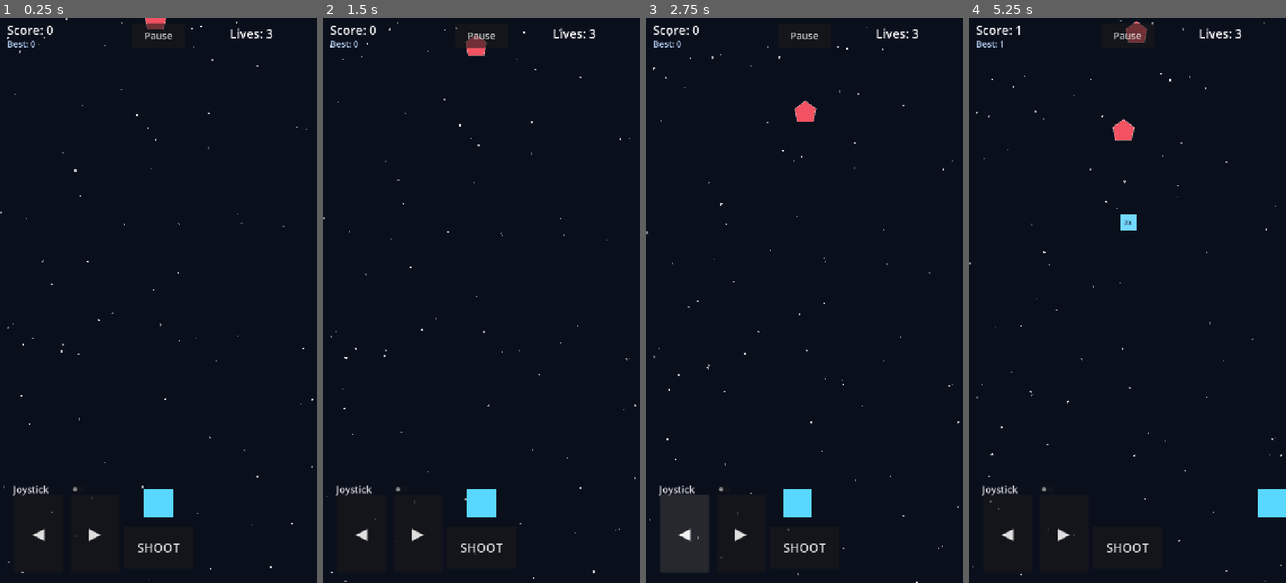
Above: before the commit, frames 1-4 (left to right).
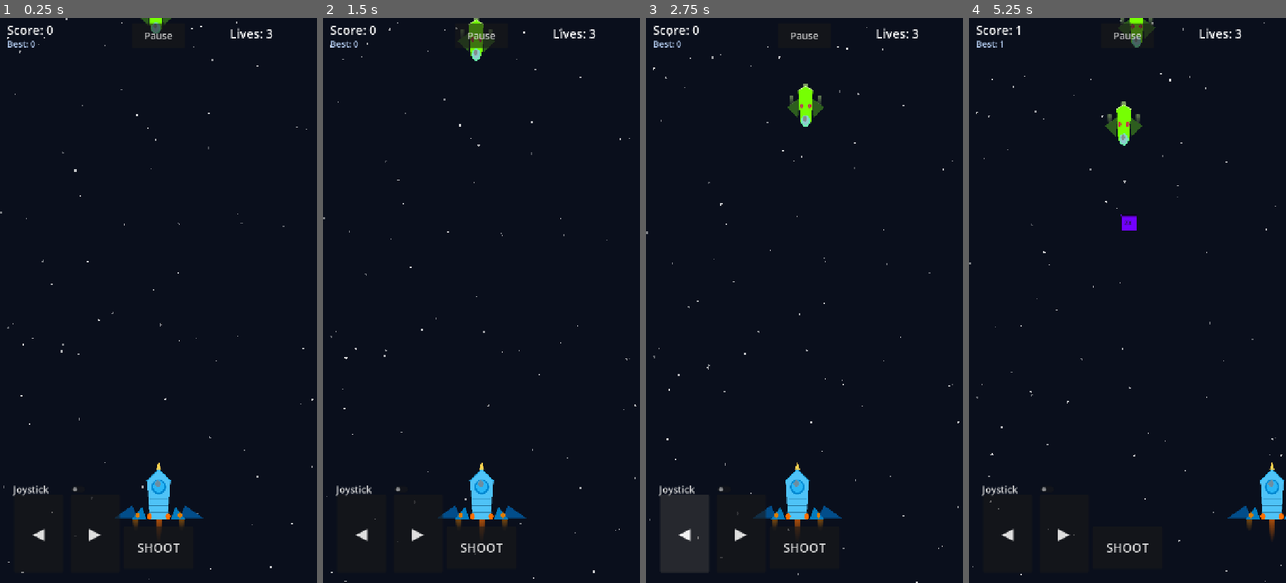
Above: after the commit, the same moments.

Repository: ahsan12345678910/Shooter
Game: Godot game, scene res://Main.tscn
The game is run twice, just before and just after one commit, with the same random seed, the same clock (stepped at 60 frames per second) and the same inputs.
Inputs (mouse positions are in pixels of both pictures, inside the frame that each line leads up to):
- Up to frame 1 (0.25 s): no input
- Up to frame 2 (1.5 s): click "Pause" at 0.5 s; click "Resume" at 1.25 s
- Up to frame 3 (2.75 s): click "◀" at 2 s
- Up to frame 4 (5.25 s): tap Enter (ui_accept) at 2.75, 3.02 s; move the mouse to (1197, 272) at 2.77 s; hold Right (ui_right) 2.78-3.5 s; click (1197, 272) at 2.92 s; drag from (1064, 328) to (1121, 221) at 3.52 s; click "▶" at 4.25 s; move the mouse to (1159, 176) at 5.02 s; hold Right (ui_right) from 5.03 s (still down); click (1159, 176) at 5.17 s

The runs differ from the first frame. In frame 1, 1.0% of the frame differs, in the area x 36-65%, y 0-92%; in frame 2, 1.3%; in frame 3, 1.3%; in frame 4, 1.7%, in the area x 42-100%, y 0-93%.

Commit message:
Complete Game without optimization yet

Diff:
--- a/MobileShooter/Boss.tscn
+++ b/MobileShooter/Boss.tscn
@@ -1,17 +1,20 @@
-[gd_scene format=3 uid="uid://bboss01scene"]
+[gd_scene load_steps=3 format=3 uid="uid://bboss01scene"]
 
 [ext_resource type="Script" path="res://enemy.gd" id="1_script"]
 
-[sub_resource type="RectangleShape2D" id="RectangleShape2D_boss"]
-size = Vector2(72, 72)
+[sub_resource type="CircleShape2D" id="CircleShape2D_boss"]
+radius = 60.0
 
 [node name="Boss" type="Area2D"]
 collision_layer = 4
 collision_mask = 2
 script = ExtResource("1_script")
+enemy_type = 2
+
+[node name="Sprite2D" type="Sprite2D" parent="."]
 
 [node name="CollisionShape2D" type="CollisionShape2D" parent="."]
-shape = SubResource("RectangleShape2D_boss")
+shape = SubResource("CircleShape2D_boss")
 
 [node name="HPLabel" type="Label" parent="."]
 offset_left = -36.0
--- a/MobileShooter/Bullet.tscn
+++ b/MobileShooter/Bullet.tscn
@@ -1,12 +1,10 @@
-[gd_scene format=3 uid="uid://cmryurfi2l4fy"]
+[gd_scene load_steps=4 format=3 uid="uid://cmryurfi2l4fy"]
 
 [ext_resource type="Script" path="res://bullet.gd" id="1_script"]
+[ext_resource type="Texture2D" path="res://bullet.png" id="2_texture"]
 
 [sub_resource type="RectangleShape2D" id="RectangleShape2D_bullet"]
-size = Vector2(8, 16)
-
-[sub_resource type="PlaceholderTexture2D" id="PlaceholderTexture2D_bullet"]
-size = Vector2(8, 16)
+size = Vector2(6, 20)
 
 [node name="Bullet" type="Area2D"]
 collision_layer = 2
@@ -14,7 +12,7 @@
 script = ExtResource("1_script")
 
 [node name="Sprite2D" type="Sprite2D" parent="."]
-texture = SubResource("PlaceholderTexture2D_bullet")
+texture = ExtResource("2_texture")
 
 [node name="CollisionShape2D" type="CollisionShape2D" parent="."]
 shape = SubResource("RectangleShape2D_bullet")
--- a/MobileShooter/Enemy.tscn
+++ b/MobileShooter/Enemy.tscn
@@ -1,17 +1,19 @@
-[gd_scene format=3 uid="uid://dmuihmxy8heg1"]
+[gd_scene load_steps=3 format=3 uid="uid://dmuihmxy8heg1"]
 
 [ext_resource type="Script" path="res://enemy.gd" id="1_script"]
 
-[sub_resource type="RectangleShape2D" id="RectangleShape2D_enemy"]
-size = Vector2(48, 48)
+[sub_resource type="CircleShape2D" id="CircleShape2D_enemy"]
+radius = 28.0
 
 [node name="Enemy" type="Area2D"]
 collision_layer = 4
 collision_mask = 2
 script = ExtResource("1_script")
 
+[node name="Sprite2D" type="Sprite2D" parent="."]
+
 [node name="CollisionShape2D" type="CollisionShape2D" parent="."]
-shape = SubResource("RectangleShape2D_enemy")
+shape = SubResource("CircleShape2D_enemy")
 
 [node name="HPLabel" type="Label" parent="."]
 visible = false
--- a/MobileShooter/Main.tscn
+++ b/MobileShooter/Main.tscn
@@ -1,45 +1,45 @@
-[gd_scene load_steps=6 format=3 uid="uid://c8main01scene2d"]
+[gd_scene format=3 uid="uid://cl08fqsu6hku0"]
 
-[ext_resource type="Script" path="res://main.gd" id="1_main"]
-[ext_resource type="Script" path="res://enemy_spawner.gd" id="2_spawner"]
-[ext_resource type="PackedScene" uid="uid://bqx8player01scene" path="res://Player.tscn" id="3_player"]
-[ext_resource type="PackedScene" uid="uid://dmobilecontrols01" path="res://MobileControls.tscn" id="4_mobile_controls"]
-[ext_resource type="Script" path="res://stars_background.gd" id="5_stars"]
+[ext_resource type="Script" uid="uid://8mc1xnovh5vh" path="res://main.gd" id="1_main"]
+[ext_resource type="Script" uid="uid://bpee52hjpky4s" path="res://enemy_spawner.gd" id="2_spawner"]
+[ext_resource type="PackedScene" uid="uid://dadipg750kmw" path="res://Player.tscn" id="3_player"]
+[ext_resource type="PackedScene" uid="uid://b2fhq2qra0m25" path="res://MobileControls.tscn" id="4_mobile_controls"]
+[ext_resource type="Script" uid="uid://cmcg7j2rifxy7" path="res://stars_background.gd" id="5_stars"]
 
-[node name="Main" type="Node2D"]
+[node name="Main" type="Node2D" unique_id=292509906]
 script = ExtResource("1_main")
 
-[node name="StarsBackground" type="Node2D" parent="."]
+[node name="StarsBackground" type="Node2D" parent="." unique_id=2075356429]
 z_index = -10
 script = ExtResource("5_stars")
 
-[node name="Effects" type="Node2D" parent="."]
+[node name="Effects" type="Node2D" parent="." unique_id=1146602720]
 
-[node name="Bullets" type="Node2D" parent="."]
+[node name="Bullets" type="Node2D" parent="." unique_id=1118671881]
 
-[node name="Enemies" type="Node2D" parent="."]
+[node name="Enemies" type="Node2D" parent="." unique_id=472695181]
 
-[node name="Powerups" type="Node2D" parent="."]
+[node name="Powerups" type="Node2D" parent="." unique_id=1054358852]
 
-[node name="EnemySpawner" type="Node" parent="."]
+[node name="EnemySpawner" type="Node" parent="." unique_id=1399222337]
 script = ExtResource("2_spawner")
 
-[node name="Player" parent="." instance=ExtResource("3_player")]
+[node name="Player" parent="." unique_id=1726072116 instance=ExtResource("3_player")]
 position = Vector2(360, 1100)
 
-[node name="UI" type="CanvasLayer" parent="."]
+[node name="UI" type="CanvasLayer" parent="." unique_id=1848213904]
 
-[node name="MobileControls" parent="UI" instance=ExtResource("4_mobile_controls")]
+[node name="MobileControls" parent="UI" unique_id=270501216 instance=ExtResource("4_mobile_controls")]
 
-[node name="HUD" type="Control" parent="UI"]
-mouse_filter = 2
+[node name="HUD" type="Control" parent="UI" unique_id=1045778607]
 layout_mode = 3
 anchors_preset = 10
 anchor_right = 1.0
 offset_bottom = 96.0
 grow_horizontal = 2
+mouse_filter = 2
 
-[node name="ScoreLabel" type="Label" parent="UI/HUD"]
+[node name="ScoreLabel" type="Label" parent="UI/HUD" unique_id=927709732]
 layout_mode = 0
 offset_left = 16.0
 offset_top = 8.0
@@ -48,17 +48,17 @@
 theme_override_font_sizes/font_size = 28
 text = "Score: 0"
 
-[node name="HighScoreLabel" type="Label" parent="UI/HUD"]
+[node name="HighScoreLabel" type="Label" parent="UI/HUD" unique_id=21406211]
 layout_mode = 0
 offset_left = 16.0
 offset_top = 44.0
 offset_right = 280.0
 offset_bottom = 76.0
+theme_override_colors/font_color = Color(0.75, 0.85, 1, 1)
 theme_override_font_sizes/font_size = 20
-theme_override_colors/font_color = Color(0.75, 0.85, 1, 1)
 text = "Best: 0"
 
-[node name="LivesLabel" type="Label" parent="UI/HUD"]
+[node name="LivesLabel" type="Label" parent="UI/HUD" unique_id=1212692312]
 layout_mode = 0
 offset_left = 440.0
 offset_top = 16.0
@@ -68,7 +68,7 @@
 text = "Lives: 3"
 horizontal_alignment = 2
 
-[node name="PauseButton" type="Button" parent="UI/HUD"]
+[node name="PauseButton" type="Button" parent="UI/HUD" unique_id=1498451522]
 process_mode = 3
 layout_mode = 0
 offset_left = 300.0
@@ -78,7 +78,7 @@
 theme_override_font_sizes/font_size = 22
 text = "Pause"
 
-[node name="PausePanel" type="Control" parent="UI"]
+[node name="PausePanel" type="Control" parent="UI" unique_id=1932505495]
 process_mode = 3
 visible = false
 layout_mode = 3
@@ -88,7 +88,7 @@
 grow_horizontal = 2
 grow_vertical = 2
 
-[node name="Overlay" type="ColorRect" parent="UI/PausePanel"]
+[node name="Overlay" type="ColorRect" parent="UI/PausePanel" unique_id=73989650]
 layout_mode = 1
 anchors_preset = 15
 anchor_right = 1.0
@@ -97,7 +97,7 @@
 grow_vertical = 2
 color = Color(0, 0, 0, 0.55)
 
-[node name="CenterContainer" type="CenterContainer" parent="UI/PausePanel"]
+[node name="CenterContainer" type="CenterContainer" parent="UI/PausePanel" unique_id=900496334]
 layout_mode = 1
 anchors_preset = 15
 anchor_right = 1.0
@@ -105,23 +105,23 @@
 grow_horizontal = 2
 grow_vertical = 2
 
-[node name="VBoxContainer" type="VBoxContainer" parent="UI/PausePanel/CenterContainer"]
+[node name="VBoxContainer" type="VBoxContainer" parent="UI/PausePanel/CenterContainer" unique_id=921757395]
 layout_mode = 2
 theme_override_constants/separation = 20
 
-[node name="PausedLabel" type="Label" parent="UI/PausePanel/CenterContainer/VBoxContainer"]
+[node name="PausedLabel" type="Label" parent="UI/PausePanel/CenterContainer/VBoxContainer" unique_id=1651451918]
 layout_mode = 2
 theme_override_font_sizes/font_size = 44
 text = "Paused"
 horizontal_alignment = 1
 
-[node name="ResumeButton" type="Button" parent="UI/PausePanel/CenterContainer/VBoxContainer"]
+[node name="ResumeButton" type="Button" parent="UI/PausePanel/CenterContainer/VBoxContainer" unique_id=54141159]
 custom_minimum_size = Vector2(240, 64)
 layout_mode = 2
 theme_override_font_sizes/font_size = 28
 text = "Resume"
 
-[node name="GameOverPanel" type="Control" parent="UI"]
+[node name="GameOverPanel" type="Control" parent="UI" unique_id=1039162925]
 process_mode = 3
 visible = false
 layout_mode = 3
@@ -131,7 +131,7 @@
 grow_horizontal = 2
 grow_vertical = 2
 
-[node name="Overlay" type="ColorRect" parent="UI/GameOverPanel"]
+[node name="Overlay" type="ColorRect" parent="UI/GameOverPanel" unique_id=573122749]
 layout_mode = 1
 anchors_preset = 15
 anchor_right = 1.0
@@ -140,7 +140,7 @@
 grow_vertical = 2
 color = Color(0, 0, 0, 0.7)
 
-[node name="CenterContainer" type="CenterContainer" parent="UI/GameOverPanel"]
+[node name="CenterContainer" type="CenterContainer" parent="UI/GameOverPanel" unique_id=145227465]
 layout_mode = 1
 anchors_preset = 15
 anchor_right = 1.0
@@ -148,30 +148,30 @@
 grow_horizontal = 2
 grow_vertical = 2
 
-[node name="VBoxContainer" type="VBoxContainer" parent="UI/GameOverPanel/CenterContainer"]
+[node name="VBoxContainer" type="VBoxContainer" parent="UI/GameOverPanel/CenterContainer" unique_id=1959598222]
 layout_mode = 2
 theme_override_constants/separation = 24
 
-[node name="GameOverLabel" type="Label" parent="UI/GameOverPanel/CenterContainer/VBoxContainer"]
+[node name="GameOverLabel" type="Label" parent="UI/GameOverPanel/CenterContainer/VBoxContainer" unique_id=1186297825]
 layout_mode = 2
 theme_override_font_sizes/font_size = 48
 text = "Game Over"
 horizontal_alignment = 1
 
-[node name="FinalScoreLabel" type="Label" parent="UI/GameOverPanel/CenterContainer/VBoxContainer"]
+[node name="FinalScoreLabel" type="Label" parent="UI/GameOverPanel/CenterContainer/VBoxContainer" unique_id=17823549]
 layout_mode = 2
 theme_override_font_sizes/font_size = 32
 text = "Final Score: 0"
 horizontal_alignment = 1
 
-[node name="FinalHighScoreLabel" type="Label" parent="UI/GameOverPanel/CenterContainer/VBoxContainer"]
+[node name="FinalHighScoreLabel" type="Label" parent="UI/GameOverPanel/CenterContainer/VBoxContainer" unique_id=461508056]
 layout_mode = 2
+theme_override_colors/font_color = Color(0.75, 0.85, 1, 1)
 theme_override_font_sizes/font_size = 24
-theme_override_colors/font_color = Color(0.75, 0.85, 1, 1)
 text = "Best: 0"
 horizontal_alignment = 1
 
-[node name="RestartButton" type="Button" parent="UI/GameOverPanel/CenterContainer/VBoxContainer"]
+[node name="RestartButton" type="Button" parent="UI/GameOverPanel/CenterContainer/VBoxContainer" unique_id=1107224949]
 custom_minimum_size = Vector2(240, 64)
 layout_mode = 2
 theme_override_font_sizes/font_size = 28
--- a/MobileShooter/Player.tscn
+++ b/MobileShooter/Player.tscn
@@ -1,18 +1,17 @@
 [gd_scene load_steps=4 format=3 uid="uid://bqx8player01scene"]
 
 [ext_resource type="Script" path="res://player.gd" id="1_script"]
+[ext_resource type="Texture2D" path="res://player.png" id="2_texture"]
 
-[sub_resource type="RectangleShape2D" id="RectangleShape2D_player"]
-size = Vector2(64, 64)
-
-[sub_resource type="PlaceholderTexture2D" id="PlaceholderTexture2D_player"]
-size = Vector2(64, 64)
+[sub_resource type="CapsuleShape2D" id="CapsuleShape2D_player"]
+radius = 18.0
+height = 90.0
 
 [node name="Player" type="CharacterBody2D"]
 script = ExtResource("1_script")
 
 [node name="Sprite2D" type="Sprite2D" parent="."]
-texture = SubResource("PlaceholderTexture2D_player")
+texture = ExtResource("2_texture")
 
 [node name="CollisionShape2D" type="CollisionShape2D" parent="."]
-shape = SubResource("RectangleShape2D_player")
+shape = SubResource("CapsuleShape2D_player")
--- a/MobileShooter/bullet.gd
+++ b/MobileShooter/bullet.gd
@@ -1,22 +1,26 @@
 extends Area2D
 
-const SpriteUtils = preload("res://sprite_utils.gd")
-
+@export var is_enemy_bullet: bool = false
 @export var speed: float = 800.0
 @export var margin: float = 32.0
 
-@onready var _sprite: Sprite2D = $Sprite2D
+@onready var sprite: Sprite2D = $Sprite2D
 
 
 func _ready() -> void:
-	SpriteUtils.apply_solid_sprite(_sprite, Color(1.0, 0.92, 0.35))
+	if is_enemy_bullet:
+		sprite.texture = SpriteUtils.load_texture(SpriteUtils.ENEMY_BULLET_TEXTURE)
+		sprite.flip_v = true
 	add_to_group("bullets")
 
 
 func _physics_process(delta: float) -> void:
 	if GameManager.is_game_over or GameManager.is_paused:
 		return
-	position.y -= speed * delta
+	if is_enemy_bullet:
+		position.y += speed * delta
+	else:
+		position.y -= speed * delta
 	if _is_off_screen():
 		queue_free()
 
--- a/MobileShooter/enemy.gd
+++ b/MobileShooter/enemy.gd
@@ -1,8 +1,10 @@
 extends Area2D
 
+enum EnemyType { SCOUT, DESTROYER, BOSS }
+
 const PowerupScene: PackedScene = preload("res://Powerup.tscn")
-const ExplosionScript = preload("res://explosion.gd")
 
+@export var enemy_type: EnemyType = EnemyType.SCOUT
 @export var base_speed: float = 120.0
 @export var margin: float = 32.0
 @export var powerup_drop_chance: float = 0.25
@@ -21,16 +23,14 @@
 	Powerup.Type.DOUBLE_SHOOT,
 ]
 
+@onready var sprite: Sprite2D = $Sprite2D
 @onready var _hp_label: Label = $HPLabel
-
-@export var body_color: Color = Color(0.95, 0.32, 0.38, 1.0)
-@export var body_size: Vector2 = Vector2(48.0, 48.0)
 
 
 func _ready() -> void:
 	_drift_phase = randf() * TAU
-	z_index = 1
-	_apply_visual_style()
+	_setup_sprite()
+	_setup_collision()
 	add_to_group("enemies")
 	area_entered.connect(_on_area_entered)
 	GameManager.difficulty_changed.connect(_on_difficulty_changed)
@@ -47,19 +47,43 @@
 	powerup_drop_chance = config.get("powerup_drop_chance", powerup_drop_chance)
 
 	if is_boss:
-		body_size = Vector2(72.0, 72.0)
-		body_color = Color(1.0, 0.45, 0.45, 1.0)
-		if is_node_ready():
-			_apply_visual_style()
-			_update_hp_display()
-	else:
-		body_size = Vector2(48.0, 48.0)
-		body_color = Color(0.95, 0.32, 0.38, 1.0)
+		enemy_type = EnemyType.BOSS
 
 	if is_node_ready():
-		_apply_visual_style()
+		_setup_sprite()
+		_setup_collision()
 		_apply_speed()
 		_update_hp_display()
+
+
+func _setup_sprite() -> void:
+	match enemy_type:
+		EnemyType.SCOUT:
+			sprite.texture = SpriteUtils.load_texture(SpriteUtils.ENEMY_SCOUT_TEXTURE)
+			sprite.scale = Vector2(1, 1)
+		EnemyType.DESTROYER:
+			sprite.texture = SpriteUtils.load_texture(SpriteUtils.ENEMY_DEST_TEXTURE)
+			sprite.scale = Vector2(1, 1)
+		EnemyType.BOSS:
+			sprite.texture = SpriteUtils.load_texture(SpriteUtils.BOSS_TEXTURE)
+			sprite.scale = Vector2(1, 1)
+
+
+func _setup_collision() -> void:
+	var shape := $CollisionShape2D.shape as CircleShape2D
+	match enemy_type:
+		EnemyType.SCOUT:
+			shape.radius = 28
+		EnemyType.DESTROYER:
+			shape.radius = 40
+		EnemyType.BOSS:
+			shape.radius = 60
+
+
+func flash_damage() -> void:
+	sprite.modulate = Color(1, 0.3, 0.3, 1)
+	await get_tree().create_timer(0.08).timeout
+	sprite.modulate = Color(1, 1, 1, 1)
 
 
 func _physics_process(delta: float) -> void:
@@ -69,7 +93,6 @@
 	_move_time += delta
 	position.x += sin(_move_time * 2.0 + _drift_phase) * 18.0 * delta
 	position.y += speed * delta
-	queue_redraw()
 	var rect_size := get_viewport().get_visible_rect().size
 
 	if global_position.y >= rect_size.y + margin:
@@ -87,17 +110,15 @@
 
 	area.queue_free()
 	hp -= 1
-	_flash_hit()
+	flash_damage()
 	_update_hp_display()
 
 	if hp > 0:
 		return
 
-	var death_position := global_position
 	GameManager.add_score(score_value)
-	_spawn_explosion(death_position)
-	_try_drop_powerup(death_position)
-	queue_free()
+	_try_drop_powerup(global_position)
+	_die()
 
 
 func _on_difficulty_changed(_multiplier: float) -> void:
@@ -108,27 +129,12 @@
 	speed = base_speed * GameManager.enemy_speed_multiplier
 
 
-func _flash_hit() -> void:
-	var flash_color := Color(1.0, 0.95, 0.7) if not is_boss else Color(1.0, 0.75, 0.75)
-	body_color = flash_color
-	queue_redraw()
-	await get_tree().create_timer(0.06).timeout
-	if is_instance_valid(self):
-		_apply_visual_style()
-
-
 func _update_hp_display() -> void:
-	if is_boss or max_hp > 1:
+	if enemy_type == EnemyType.BOSS or max_hp > 1:
 		_hp_label.visible = true
 		_hp_label.text = str(hp)
 	else:
 		_hp_label.visible = false
-
-
-func _spawn_explosion(world_position: Vector2) -> void:
-	var effects_parent := get_tree().current_scene.get_node_or_null("Effects")
-	if effects_parent:
-		ExplosionScript.spawn(effects_parent, world_position)
 
 
 func _try_drop_powerup(at_position: Vector2) -> void:
@@ -145,24 +151,9 @@
 	powerup.setup(_powerup_types.pick_random())
 
 
-func _apply_visual_style() -> void:
-	if is_boss:
-		body_color = Color(1.0, 0.45, 0.45, 1.0)
-		body_size = Vector2(72.0, 72.0)
-	else:
-		body_color = Color(0.95, 0.32, 0.38, 1.0)
-		body_size = Vector2(48.0, 48.0)
-	queue_redraw()
-
-
-func _draw() -> void:
-	var half := body_size * 0.5
-	var points := PackedVector2Array([
-		Vector2(0.0, -half.y),
-		Vector2(half.x, -half.y * 0.25),
-		Vector2(half.x * 0.75, half.y),
-		Vector2(-half.x * 0.75, half.y),
-		Vector2(-half.x, -half.y * 0.25),
-	])
-	draw_colored_polygon(points, body_color)
-	draw_polyline(points + PackedVector2Array([points[0]]), Color(1.0, 1.0, 1.0, 0.35), 2.0)
+func _die() -> void:
+	sprite.visible = false
+	var explosion = preload("res://Explosion.tscn").instantiate()
+	get_parent().add_child(explosion)
+	explosion.global_position = global_position
+	queue_free()
--- a/MobileShooter/enemy_spawner.gd
+++ b/MobileShooter/enemy_spawner.gd
@@ -12,7 +12,7 @@
 
 func _ready() -> void:
 	GameManager.boss_spawn_requested.connect(_spawn_boss)
-	call_deferred("_spawn_enemy")
+	call_deferred("_spawn_enemy", 0)
 
 
 func _process(delta: float) -> void:
@@ -27,10 +27,17 @@
 
 	var spawn_count := GameManager.get_spawn_count_for_score()
 	for i in spawn_count:
-		_spawn_enemy(i, spawn_count)
+		var type := _pick_enemy_type()
+		_spawn_enemy(type, i, spawn_count)
 
 
-func _spawn_enemy(index: int = 0, total: int = 1) -> void:
+func _pick_enemy_type() -> int:
+	if GameManager.score >= 30 and randf() < 0.35:
+		return 1
+	return 0
+
+
+func _spawn_enemy(type: int, index: int = 0, total: int = 1) -> void:
 	var enemies_parent := get_parent().get_node_or_null("Enemies")
 	if enemies_parent == null:
 		return
@@ -46,6 +53,7 @@
 	)
 
 	var enemy: Area2D = EnemyScene.instantiate()
+	enemy.enemy_type = type
 	enemies_parent.add_child(enemy)
 	enemy.position = Vector2(spawn_x, spawn_y + randf_range(-16.0, 16.0))
 
--- a/MobileShooter/explosion.gd
+++ b/MobileShooter/explosion.gd
@@ -1,13 +1,10 @@
 extends Node2D
-
-const SpriteUtils = preload("res://sprite_utils.gd")
 
 @onready var _particles: CPUParticles2D = $CPUParticles2D
 @onready var _flash: Sprite2D = $Flash
 
 
 func _ready() -> void:
-	SpriteUtils.apply_solid_sprite(_flash, Color(1.0, 0.75, 0.35))
 	_particles.emitting = true
 	_flash.scale = Vector2(0.4, 0.4)
 	_flash.modulate.a = 1.0
@@ -19,11 +16,3 @@
 
 	await get_tree().create_timer(0.45).timeout
 	queue_free()
-
-
-static func spawn(parent: Node2D, world_position: Vector2) -> void:
-	if parent == null:
-		return
-	var explosion: Node2D = preload("res://Explosion.tscn").instantiate()
-	parent.add_child(explosion)
-	explosion.global_position = world_position
--- a/MobileShooter/game_manager.gd
+++ b/MobileShooter/game_manager.gd
@@ -77,6 +77,9 @@
 func lose_life() -> void:
 	if is_game_over:
 		return
+	var player := get_tree().get_first_node_in_group("player")
+	if player and player.has_method("flash_damage"):
+		player.flash_damage()
 	AudioManager.play_player_hit()
 	lives -= 1
 	lives_changed.emit(lives)
--- a/MobileShooter/player.gd
+++ b/MobileShooter/player.gd
@@ -1,7 +1,6 @@
 extends CharacterBody2D
 
 const BulletScene: PackedScene = preload("res://Bullet.tscn")
-const SpriteUtils = preload("res://sprite_utils.gd")
 
 @export var speed: float = 500.0
 @export var margin: float = 32.0
@@ -20,7 +19,7 @@
 var _faster_bullets_time: float = 0.0
 var _double_shoot_time: float = 0.0
 
-@onready var _sprite: Sprite2D = $Sprite2D
+@onready var sprite: Sprite2D = $Sprite2D
 
 
 func _ready() -> void:
@@ -29,7 +28,7 @@
 	_mobile_controls = get_tree().get_first_node_in_group("mobile_controls")
 	if _mobile_controls and _mobile_controls.has_signal("shoot_requested"):
 		_mobile_controls.shoot_requested.connect(shoot)
-	SpriteUtils.apply_solid_sprite(_sprite, Color(0.35, 0.85, 1.0))
+	GameManager.game_over.connect(_on_game_over)
 
 
 func _process(delta: float) -> void:
@@ -67,6 +66,16 @@
 	_shoot_cooldown_left = shoot_cooldown
 	AudioManager.play_shoot()
 	_vibrate_shoot()
+
+
+func flash_damage() -> void:
+	sprite.modulate = Color(1, 0.2, 0.2, 1)
+	await get_tree().create_timer(0.1).timeout
+	sprite.modulate = Color(1, 1, 1, 1)
+
+
+func play_death() -> void:
+	sprite.modulate = Color(1, 1, 1, 0)
 
 
 func collect_powerup(type: Powerup.Type) -> void:
@@ -138,3 +147,7 @@
 func _clamp_to_screen() -> void:
 	var viewport_size := get_viewport().get_visible_rect().size
 	position.x = clampf(position.x, margin, viewport_size.x - margin)
+
+
+func _on_game_over() -> void:
+	play_death()
--- a/MobileShooter/powerup.gd
+++ b/MobileShooter/powerup.gd
@@ -1,7 +1,5 @@
 class_name Powerup
 extends Area2D
-
-const SpriteUtils = preload("res://sprite_utils.gd")
 
 enum Type { EXTRA_LIFE, FASTER_BULLETS, DOUBLE_SHOOT }
 
@@ -49,7 +47,6 @@
 
 
 func _apply_visuals() -> void:
-	SpriteUtils.apply_solid_sprite(_sprite, Color.WHITE)
 	_sprite.modulate = TYPE_COLORS.get(powerup_type, Color.WHITE)
 	_label.text = TYPE_LABELS.get(powerup_type, "?")
 
--- a/MobileShooter/sprite_utils.gd
+++ b/MobileShooter/sprite_utils.gd
@@ -1,19 +1,13 @@
+# sprite_utils.gd
+class_name SpriteUtils
 extends RefCounted
 
-static func make_solid_texture(size: Vector2i, color: Color = Color.WHITE) -> ImageTexture:
-	var image := Image.create(maxi(size.x, 1), maxi(size.y, 1), false, Image.FORMAT_RGBA8)
-	image.fill(color)
-	return ImageTexture.create_from_image(image)
+const PLAYER_TEXTURE       = "res://player.png"
+const ENEMY_SCOUT_TEXTURE  = "res://enemy_scout.png"
+const ENEMY_DEST_TEXTURE   = "res://enemy_destroyer.png"
+const BOSS_TEXTURE         = "res://enemy_boss.png"
+const BULLET_TEXTURE       = "res://bullet.png"
+const ENEMY_BULLET_TEXTURE = "res://enemy_bullet.png"
 
-
-static func apply_solid_sprite(sprite: Sprite2D, color: Color = Color.WHITE, fallback_size: Vector2i = Vector2i(32, 32)) -> void:
-	if sprite == null:
-		return
-
-	var size := fallback_size
-	if sprite.texture != null:
-		var tex_size := Vector2i(sprite.texture.get_size())
-		if tex_size.x > 0 and tex_size.y > 0:
-			size = tex_size
-
-	sprite.texture = make_solid_texture(size, color)
+static func load_texture(path: String) -> Texture2D:
+	return load(path) as Texture2D
Not shown, added: MobileShooter/_sprite_verify.gd.uid
Binary file added: MobileShooter/bullet.png
Binary file added: MobileShooter/enemy_boss.png
Binary file added: MobileShooter/enemy_bullet.png
Binary file added: MobileShooter/enemy_destroyer.png
Binary file added: MobileShooter/enemy_scout.png
Binary file added: MobileShooter/player.png
